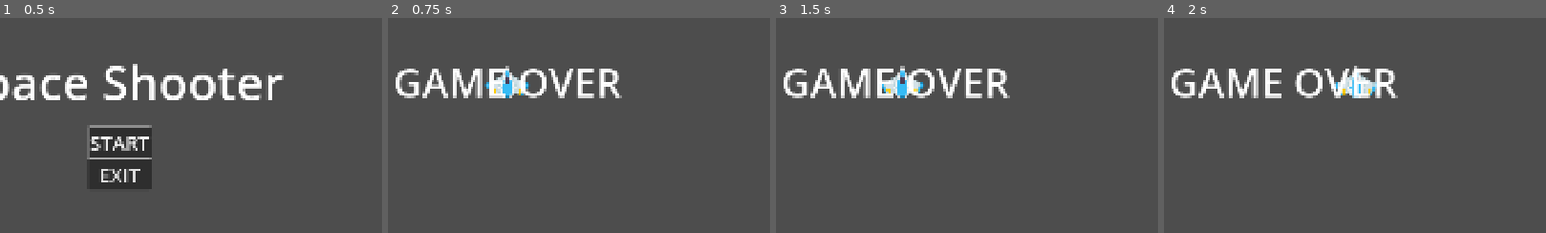
Above: before the commit, frames 1-4 (left to right).
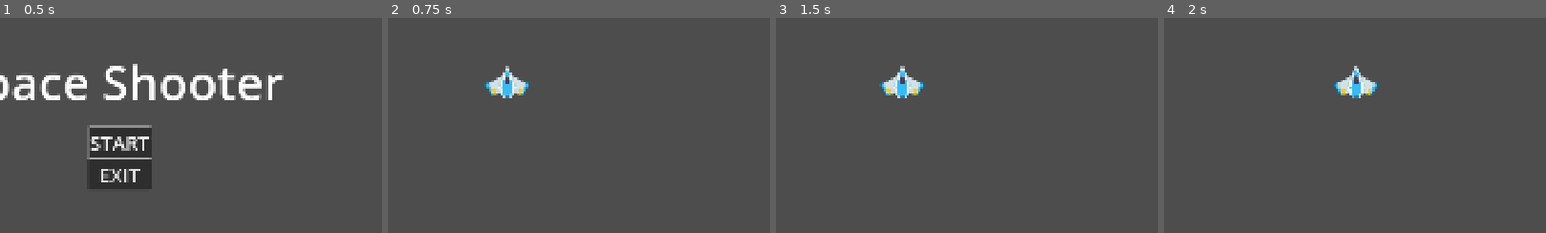
Above: after the commit, the same moments.

Repository: toburau/Space-Shooter
Game: Godot game, scene res://title_screen.tscn
Two runs of this game, one before a commit and one after it. Both use one fixed random seed, a clock stepped at 60 frames per second and the inputs below.
Inputs:
- Up to frame 1 (0.5 s): no input
- Up to frame 2 (0.75 s): click "START" at 0.5 s
- Up to frame 3 (1.5 s): tap Enter at 1.25 s; hold Right (move_right) from 1.28 s (still down)
- Up to frame 4 (2 s): keep holding Right (move_right)
The pictures show only the part of the screen within x 34-84%, y 35-85%; the shares and areas given below are measured in that part.

Frame 1 is identical in both runs. In frame 2, 3.7% of the frame differs, in the area x 2-62%, y 23-38%; in frame 3, 3.7%; in frame 4, 3.7%.

Commit message:
update gameover

Diff:
--- a/player.gd
+++ b/player.gd
@@ -90,9 +90,13 @@
 	get_tree().current_scene.add_child(newBullet)
 
 func take_damage() -> void:
+	if not alive:
+		return
 	alive = false
 	$Ship.visible = false
 	$CollisionShape2D.disabled = true
+	collision_layer = 0
+	collision_mask = 0
 	var explosion = preload("res://explosion.tscn").instantiate()
 	explosion.global_position = global_position
 	explosion.global_scale = Vector2(0.3, 0.3)
--- a/stage.gd
+++ b/stage.gd
@@ -8,11 +8,14 @@
 var spawn_timer = spawn_interval
 
 var screen_size : Vector2
+var gameover_timer = 0
 
 # Called when the node enters the scene tree for the first time.
 func _ready() -> void:
 	var rect = get_viewport_rect()
 	screen_size = rect.size
+	$CanvasLayer/Control/Label.visible = false
+	gameover_timer = 0
 
 # Called every frame. 'delta' is the elapsed time since the previous frame.
 func _process(delta: float) -> void:
@@ -22,6 +25,18 @@
 		spawn_enemy(0)
 	if Input.is_action_just_pressed("debug3"):
 		spawn_enemy(1)
+
+	if not $Player.alive:
+		if $CanvasLayer/Control/Label.visible:
+			gameover_timer += delta
+			if gameover_timer > 5.0:
+				get_tree().change_scene_to_file("res://title_screen.tscn")
+		else:
+			gameover_timer += delta
+			if gameover_timer > 1.0:
+				gameover_timer = 0
+				$CanvasLayer/Control/Label.visible = true
+		return
 
 	spawn_timer -= delta
 	if spawn_timer <= 0:
Not shown, changed: README.md
